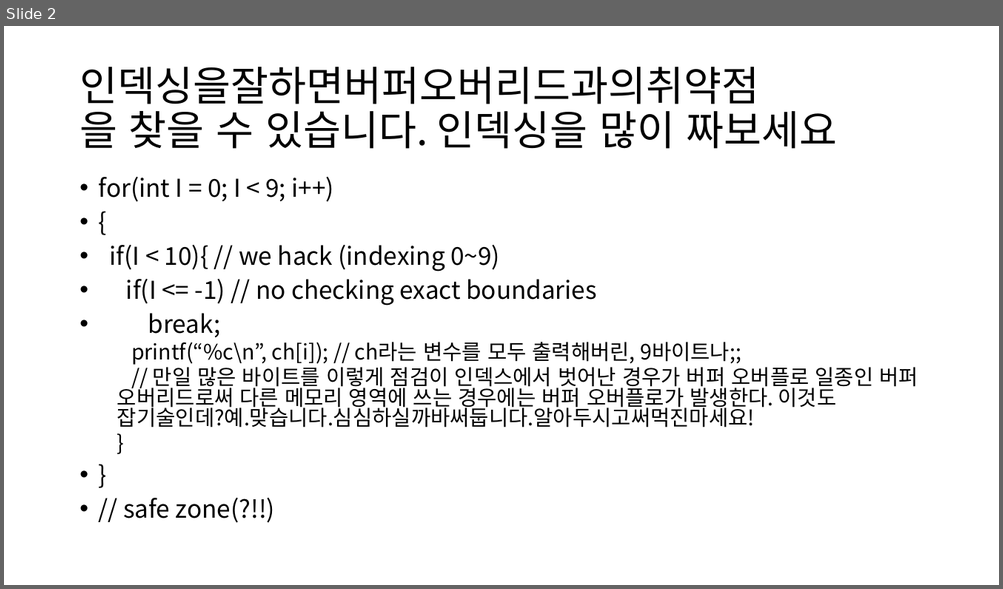
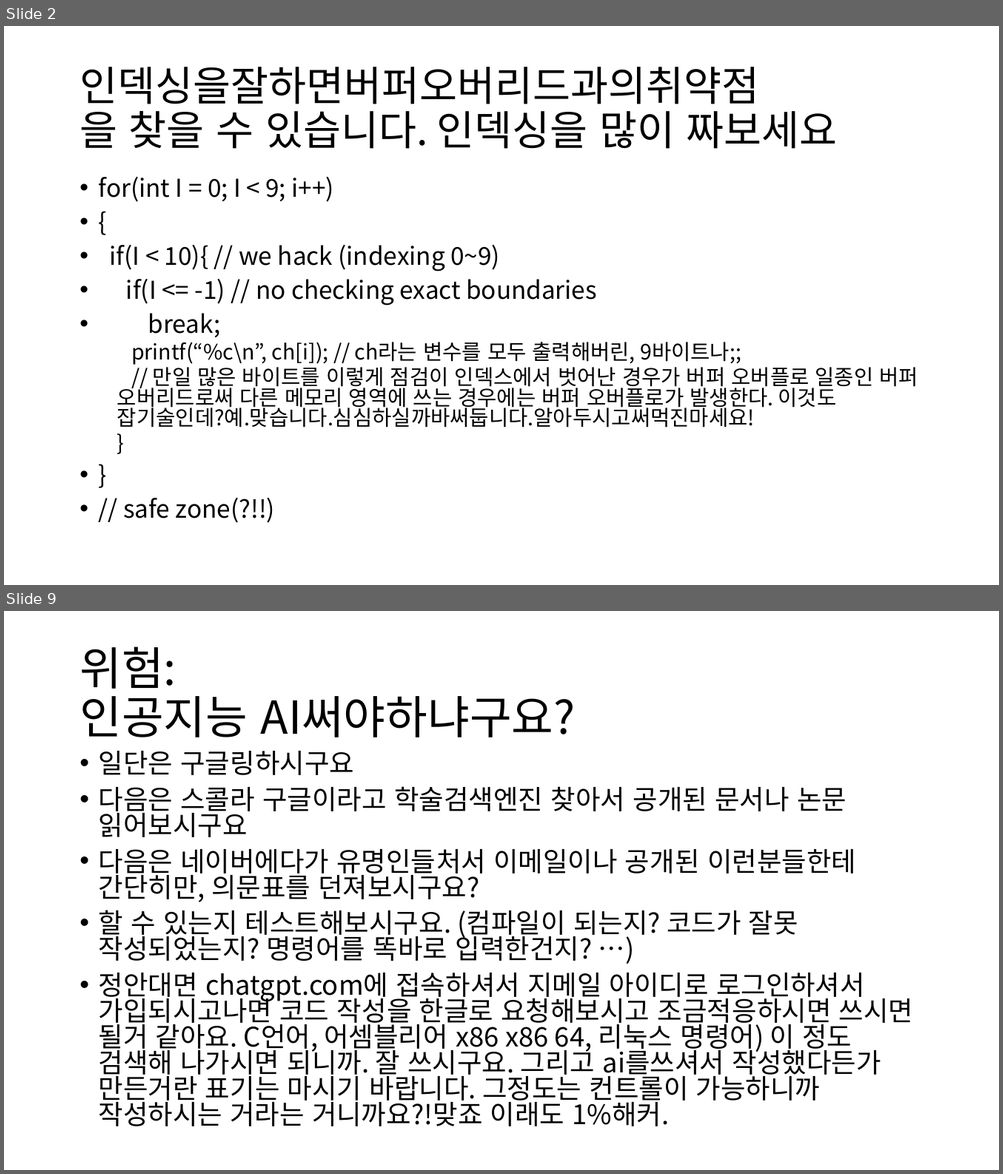
Before and after one commit to tkopppop/CveSs, a slide deck: 바이너리디핑론과부가적해킹기법들소개.pptx. Shown one above the other, each under a label of ours: slide 2 before the commit, slides 2 and 9 after it; the slides between them are not shown. The pictures are 1003x589 and 1003x1174 pixels, drawn with LibreOffice and Linux fonts; fonts in the diff are those of the drawing. Boxes give left, top, right and bottom in pixels: in the first picture for what was removed or moved away, otherwise in the second. Text is boxed around its words. In the diff, an @@ line names an element or a change of style, - is before the commit and + after.

```diff
--- a/바이너리디핑론과부가적해킹기법들소개.pptx
+++ b/바이너리디핑론과부가적해킹기법들소개.pptx
@@ slide 9 added at (4,611,999,1170), background #FFFFFF @@
@@ title added at (79,647,575,738), 44 pt, text #000000 @@
+위험:
+인공지능 AI써야하냐구요?
@@ text added at (99,751,913,1127), 26 pt, text #000000 @@
+• 일단은 구글링하시구요
+• 다음은 스콜라 구글이라고 학술검색엔진 찾아서 공개된 문서나 논문 읽어보시구요
+• 다음은 네이버에다가 유명인들처서 이메일이나 공개된 이런분들한테 간단히만, 의문표를 던져보시구요?
+• 할 수 있는지 테스트해보시구요. (컴파일이 되는지? 코드가 잘못 작성되었는지? 명령어를 똑바로 입력한건지? …)
+• 정안대면 chatgpt.com에 접속하셔서 지메일 아이디로 로그인하셔서 가입되시고나면 코드 작성을 한글로 요청해보시고 조금적응하시면 쓰시면 될거 같아요. C언어, 어셈블리어 x86 x86 64, 리눅스 명령어) 이 정도 검색해 나가시면 되니까. 잘 쓰시구요. 그리고 ai를쓰셔서 작성했다든가 만든거란 표기는 마시기 바랍니다. 그정도는 컨트롤이 가능하니까 작성하시는 거라는 거니까요?!맞죠 이래도 1%해커.
```
Also in this commit, not shown: 2 slides changed, 5 other slides added.
